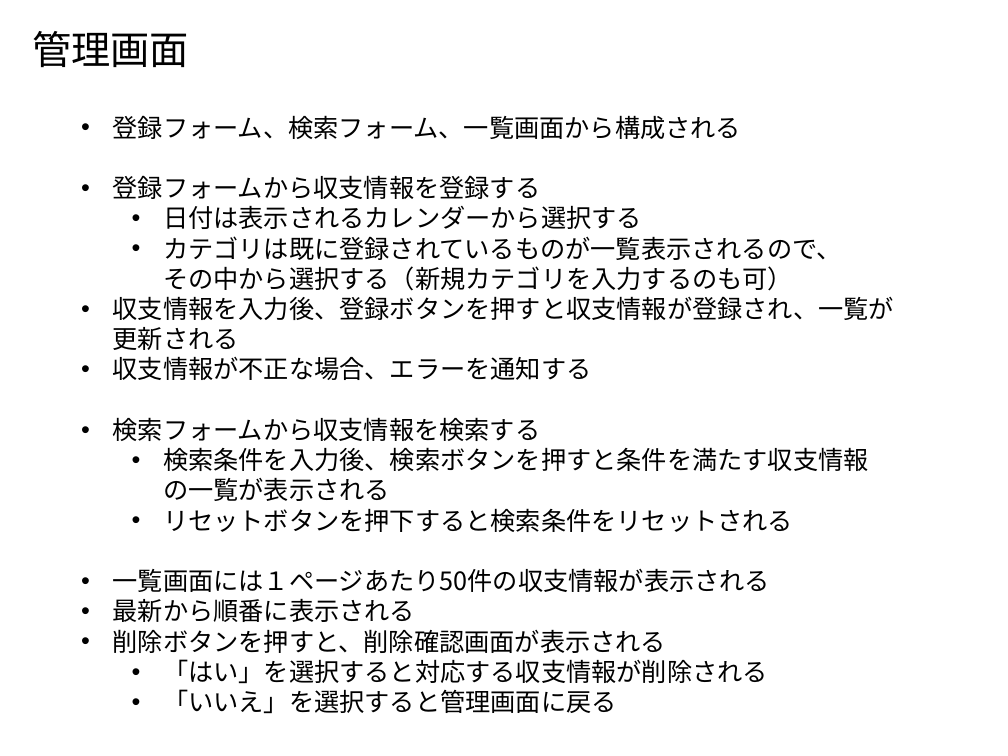
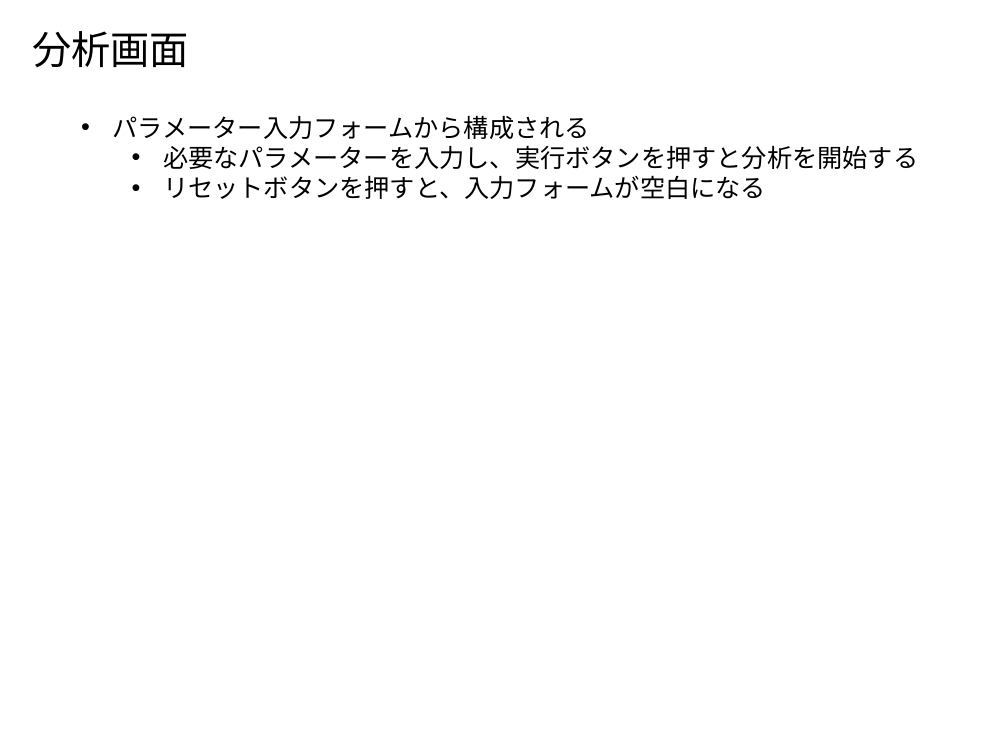
Before and after one commit to Leonis0813/chort, a slide deck: slide 3 of horse-race_estimator/bin/alterf.pptx. Drawn at 1008x756 pixels with LibreOffice and Linux fonts; fonts in the diff are those of the drawing. Boxes give left, top, right and bottom in pixels: in the first picture for what was removed or moved away, otherwise in the second. Text is boxed around its words. In the diff, an @@ line names an element or a change of style, - is before the commit and + after.

```diff
--- a/horse-race_estimator/bin/alterf.pptx
+++ b/horse-race_estimator/bin/alterf.pptx
@@ text at bbox=[32, 31, 189, 67]: text changed @@
-管理画面
+分析画面
@@ text at bbox=[113, 115, 918, 199]: text changed @@
-• 登録フォーム、検索フォーム、一覧画面から構成される
-• 登録フォームから収支情報を登録する
-  • 日付は表示されるカレンダーから選択する
-  • カテゴリは既に登録されているものが一覧表示されるので、
-    その中から選択する（新規カテゴリを入力するのも可）
-• 収支情報を入力後、登録ボタンを押すと収支情報が登録され、一覧が
-  更新される
-• 収支情報が不正な場合、エラーを通知する
-• 検索フォームから収支情報を検索する
-  • 検索条件を入力後、検索ボタンを押すと条件を満たす収支情報
-    の一覧が表示される
-  • リセットボタンを押下すると検索条件をリセットされる
-• 一覧画面には１ページあたり50件の収支情報が表示される
-• 最新から順番に表示される
-• 削除ボタンを押すと、削除確認画面が表示される
-  • 「はい」を選択すると対応する収支情報が削除される
-  • 「いいえ」を選択すると管理画面に戻る
+• パラメーター入力フォームから構成される
+  • 必要なパラメーターを入力し、実行ボタンを押すと分析を開始する
+  • リセットボタンを押すと、入力フォームが空白になる
```
Also in this commit, not shown: 1 other slide changed, 2 slides added, 7 slides removed, 1 other file.
